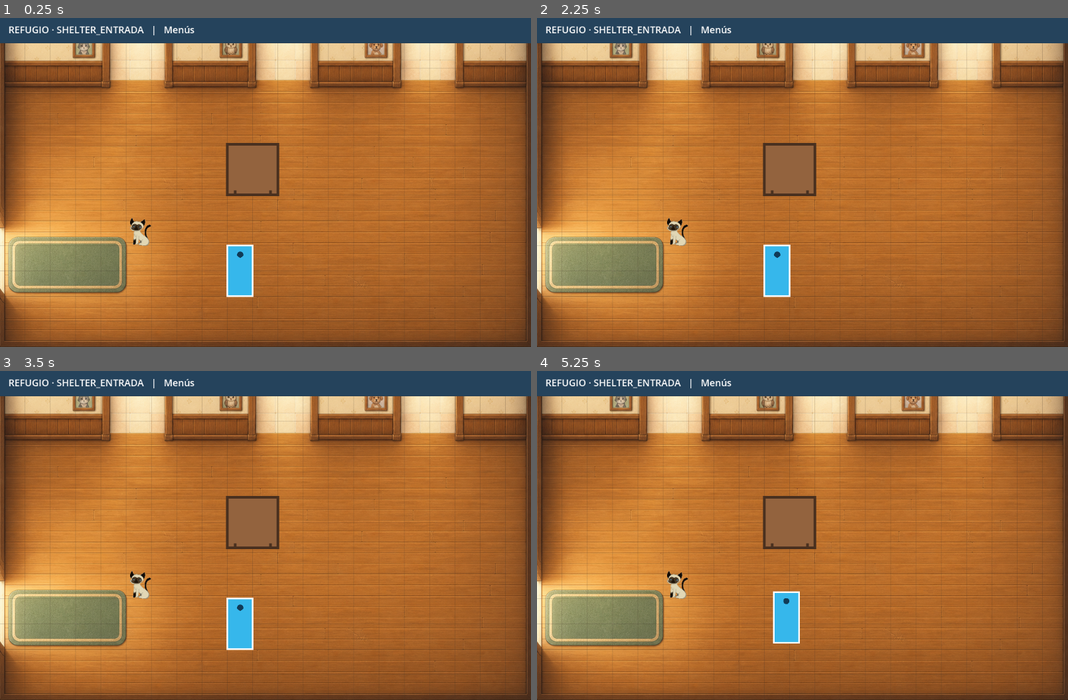
Above: before the commit, frames 1-4 (two rows, left to right).
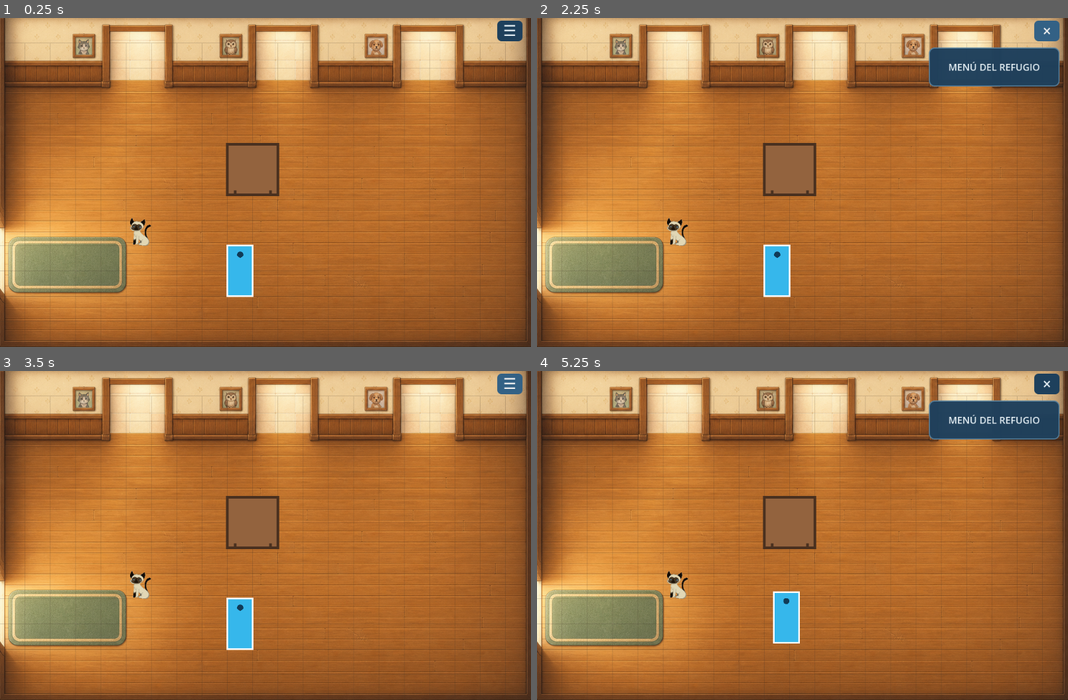
Above: after the commit, the same moments.

Repository: rocalabern/game_godot_refugio-de-animales
Game: Godot game, scene res://game/main.tscn
Two runs of this game, one before a commit and one after it. Both use one fixed random seed, a clock stepped at 60 frames per second and the inputs below.
Inputs (mouse positions are in pixels of both pictures, inside the frame that each line leads up to):
- Up to frame 1 (0.25 s): no input
- Up to frame 2 (2.25 s): click (1046, 31) at 0.5 s, where only the run after the commit has a clickable "☰"; click (1046, 31) at 1.25 s, where only the run after the commit has a clickable "×"; click (1046, 31) at 2 s, where only the run after the commit has a clickable "☰"
- Up to frame 3 (3.5 s): click (509, 384) at 2.75 s, where only the run after the commit has a clickable "×"
- Up to frame 4 (5.25 s): click (1046, 384) at 3.5 s, where only the run after the commit has a clickable "☰"; click (1046, 384) at 4.25 s, where only the run after the commit has a clickable "×"; tap Enter at 5 s; move the mouse to (919, 519) at 5.02 s; click (919, 519) at 5.17 s

The runs differ from the first frame. In frame 1, 7.4% of the frame differs, in the area x 0-100%, y 0-8%; in frame 2, 11%, in the area x 0-100%, y 0-21%; in frame 3, 7.7%; in frame 4, 10%.

Commit message:
improved menu

Diff:
--- a/game/game_controller.gd
+++ b/game/game_controller.gd
@@ -18,14 +18,17 @@
 
 @onready var room_container: Node2D = $RoomContainer
 @onready var animal_profile: CanvasLayer = $AnimalProfile
+@onready var menu_toggle: Button = $MenuUI/MenuToggle
+@onready var menu_panel: PanelContainer = $MenuUI/MenuPanel
 
 
 func _ready() -> void:
+	menu_toggle.pressed.connect(toggle_menu)
+	set_menu_open(false)
 	cell_size = Vector2(get_viewport_rect().size.x / screen_columns, get_viewport_rect().size.y / (room_rows + menu_rows))
 	room_top_row = menu_rows
 	if initial_room != null:
 		load_room(initial_room, &"", initial_spawn_cell)
-	queue_redraw()
 
 
 func load_room(room_scene: PackedScene, spawn_id: StringName, fallback_cell: Vector2i) -> void:
@@ -46,6 +49,10 @@
 
 
 func _unhandled_input(event: InputEvent) -> void:
+	if menu_panel.visible and event.is_action_pressed("ui_cancel"):
+		set_menu_open(false)
+		get_viewport().set_input_as_handled()
+		return
 	if event is InputEventMouseButton and event.button_index == MOUSE_BUTTON_LEFT and event.pressed:
 		move_player_to(event.position)
 	elif event is InputEventScreenTouch and event.pressed:
@@ -65,6 +72,16 @@
 		player.move_to(destination)
 
 
+func toggle_menu() -> void:
+	set_menu_open(not menu_panel.visible)
+
+
+func set_menu_open(is_open: bool) -> void:
+	menu_panel.visible = is_open
+	menu_toggle.text = "×" if is_open else "☰"
+	menu_toggle.tooltip_text = "Cerrar menú" if is_open else "Abrir menú"
+
+
 func _on_doorway_requested(doorway: Doorway, doorway_player: PlayerController) -> void:
 	if doorway_player != player or doorway.destination_scene_path.is_empty():
 		return
@@ -81,11 +98,3 @@
 func _on_animal_interaction_requested(animal: AnimalObject) -> void:
 	if animal_profile != null:
 		animal_profile.call(&"open_for", animal)
-
-
-func _draw() -> void:
-	if cell_size == Vector2.ZERO:
-		return
-	draw_rect(Rect2(Vector2.ZERO, Vector2(get_viewport_rect().size.x, cell_size.y)), Color("25435c"))
-	var room_name := current_room.get_room_id().to_upper() if current_room != null else ""
-	draw_string(ThemeDB.fallback_font, Vector2(16, cell_size.y * 0.62), "REFUGIO · %s   |   Menús" % room_name, HORIZONTAL_ALIGNMENT_LEFT, -1, 18, Color.WHITE)
--- a/game/main.tscn
+++ b/game/main.tscn
@@ -1,8 +1,34 @@
-[gd_scene load_steps=3 format=3]
+[gd_scene load_steps=6 format=3]
 
 [ext_resource type="Script" path="res://game/game_controller.gd" id="1_main"]
 [ext_resource type="PackedScene" path="res://rooms/shelter_entrada/shelter_entrada.tscn" id="2_entrance"]
 [ext_resource type="PackedScene" path="res://ui/animal_profile/animal_profile.tscn" id="3_animal_profile"]
+
+[sub_resource type="StyleBoxFlat" id="StyleMenuButton"]
+bg_color = Color(0.12, 0.25, 0.36, 1)
+corner_radius_top_left = 8
+corner_radius_top_right = 8
+corner_radius_bottom_right = 8
+corner_radius_bottom_left = 8
+
+[sub_resource type="StyleBoxFlat" id="StyleMenuButtonHover"]
+bg_color = Color(0.20, 0.38, 0.52, 1)
+corner_radius_top_left = 8
+corner_radius_top_right = 8
+corner_radius_bottom_right = 8
+corner_radius_bottom_left = 8
+
+[sub_resource type="StyleBoxFlat" id="StyleMenuPanel"]
+bg_color = Color(0.12, 0.25, 0.36, 0.98)
+border_width_left = 2
+border_width_top = 2
+border_width_right = 2
+border_width_bottom = 2
+border_color = Color(0.34, 0.50, 0.61, 1)
+corner_radius_top_left = 10
+corner_radius_top_right = 10
+corner_radius_bottom_right = 10
+corner_radius_bottom_left = 10
 
 [node name="Main" type="Node2D"]
 script = ExtResource("1_main")
@@ -13,3 +39,42 @@
 [node name="TransitionAudio" type="AudioStreamPlayer" parent="."]
 
 [node name="AnimalProfile" parent="." instance=ExtResource("3_animal_profile")]
+
+[node name="MenuUI" type="CanvasLayer" parent="."]
+layer = 5
+
+[node name="MenuToggle" type="Button" parent="MenuUI"]
+offset_left = 944.0
+offset_top = 5.0
+offset_right = 992.0
+offset_bottom = 43.0
+theme_override_colors/font_color = Color(0.9, 0.94, 0.96, 1)
+theme_override_font_sizes/font_size = 28
+theme_override_styles/normal = SubResource("StyleMenuButton")
+theme_override_styles/hover = SubResource("StyleMenuButtonHover")
+theme_override_styles/pressed = SubResource("StyleMenuButtonHover")
+text = "☰"
+tooltip_text = "Abrir menú"
+
+[node name="MenuPanel" type="PanelContainer" parent="MenuUI"]
+visible = false
+offset_left = 744.0
+offset_top = 56.0
+offset_right = 992.0
+offset_bottom = 130.0
+theme_override_styles/panel = SubResource("StyleMenuPanel")
+
+[node name="Margin" type="MarginContainer" parent="MenuUI/MenuPanel"]
+layout_mode = 2
+theme_override_constants/margin_left = 18
+theme_override_constants/margin_top = 12
+theme_override_constants/margin_right = 18
+theme_override_constants/margin_bottom = 12
+
+[node name="Label" type="Label" parent="MenuUI/MenuPanel/Margin"]
+layout_mode = 2
+theme_override_colors/font_color = Color(0.9, 0.94, 0.96, 1)
+theme_override_font_sizes/font_size = 18
+text = "MENÚ DEL REFUGIO"
+horizontal_alignment = 1
+vertical_alignment = 1
